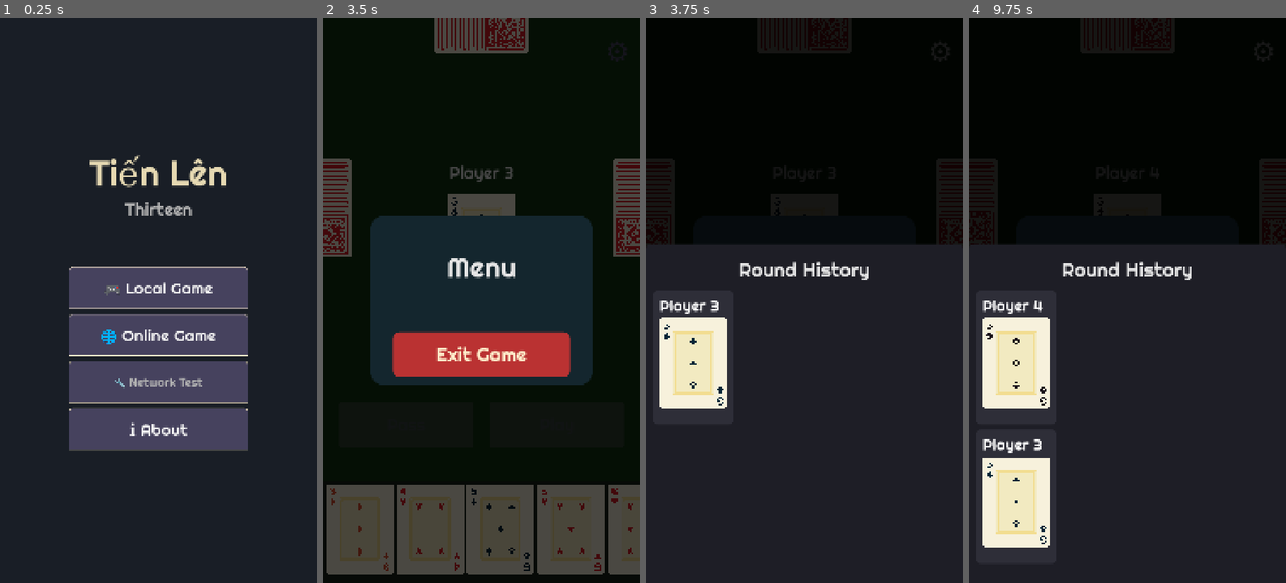
Above: before the commit, frames 1-4 (left to right).
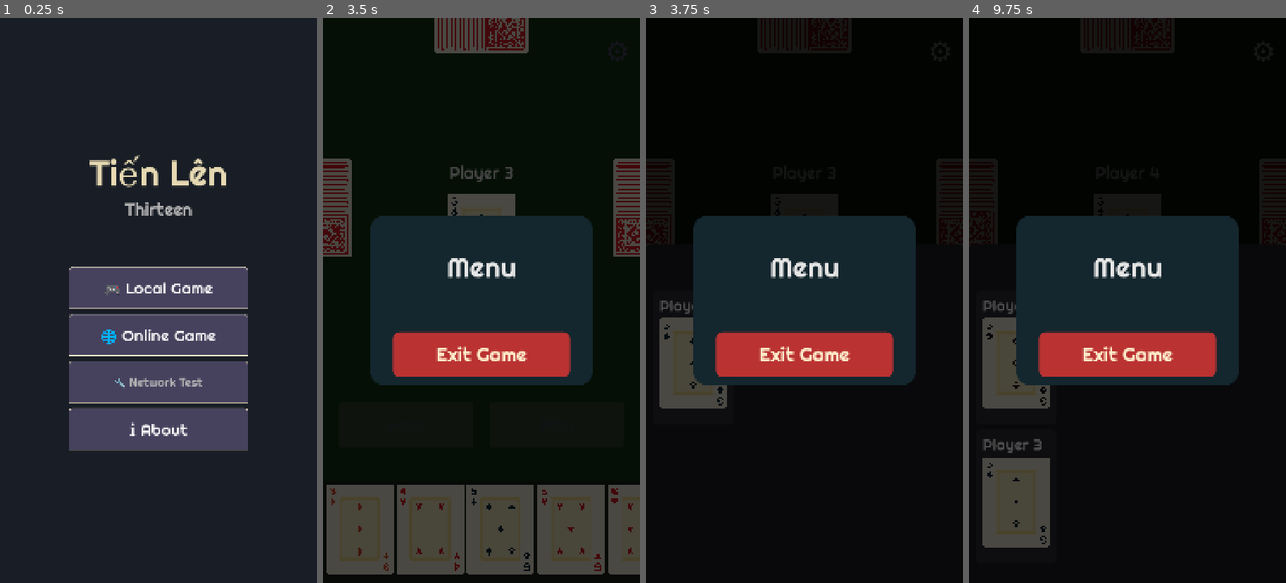
Above: after the commit, the same moments.

Repository: binhrobles/thirteen
Game: Godot game, scene res://scenes/main_menu.tscn
The game is run twice, just before and just after one commit, with the same random seed, the same clock (stepped at 60 frames per second) and the same inputs.
Inputs (mouse positions are in pixels of both pictures, inside the frame that each line leads up to):
- Up to frame 1 (0.25 s): no input
- Up to frame 2 (3.5 s): click "🎮 Local Game" at 0.5 s; click "⚙" at 1.25 s; click "⚙" at 2 s; click "⚙" at 2.75 s
- Up to frame 3 (3.75 s): drag from (804, 277) to (836, 176) at 3.52 s
- Up to frame 4 (9.75 s): tap Enter at 4.25 s; drag from (1064, 328) to (1111, 413) at 4.27 s; click "Play Selected" at 5 s; click "Play Selected" at 5.75 s; click "Pass" at 6.5 s; click "Pass" at 7.25 s; click "Play Selected" at 8 s; click "Pass" at 8.75 s; tap Space at 9.5 s; move the mouse to (1159, 176) at 9.52 s; click (1159, 176) at 9.67 s

Frames 1-2 are identical in both runs. In frame 3, 53% of the frame differs, in the area x 0-100%, y 35-100%; in frame 4, 53%.

Commit message:
Fix click-through issue on Exit Game button
Changes:
- Increase in-game menu z-index from 200 to 250 (above history drawer)
- Call accept_event() in background click handler to consume event
- Hide menu before emitting exit signal to prevent click-through timing

This prevents the Exit Game button click from falling through to the
play area and triggering the round history overlay.

Co-Authored-By: Claude Sonnet 4.5 <noreply@anthropic.com>

Diff:
--- a/scripts/in_game_menu.gd
+++ b/scripts/in_game_menu.gd
@@ -30,7 +30,7 @@
 	anchor_right = 1.0
 	anchor_bottom = 1.0
 	mouse_filter = Control.MOUSE_FILTER_STOP
-	z_index = 200  # Render above everything else
+	z_index = 250  # Render above everything else (including history drawer at 200)
 	z_as_relative = false  # Use absolute z-index
 
 	# Semi-transparent background (tap to dismiss)
@@ -117,6 +117,7 @@
 func _on_background_input(event: InputEvent) -> void:
 	"""Handle tap on background to dismiss"""
 	if event is InputEventMouseButton and event.pressed and event.button_index == MOUSE_BUTTON_LEFT:
+		accept_event()  # Consume the event to prevent click-through
 		_dismiss()
 
 
@@ -127,5 +128,6 @@
 
 func _on_exit_button_pressed() -> void:
 	"""Handle exit button press"""
+	# Hide first to prevent click-through, then emit signal
+	hide()
 	exit_game_requested.emit()
-	hide()
